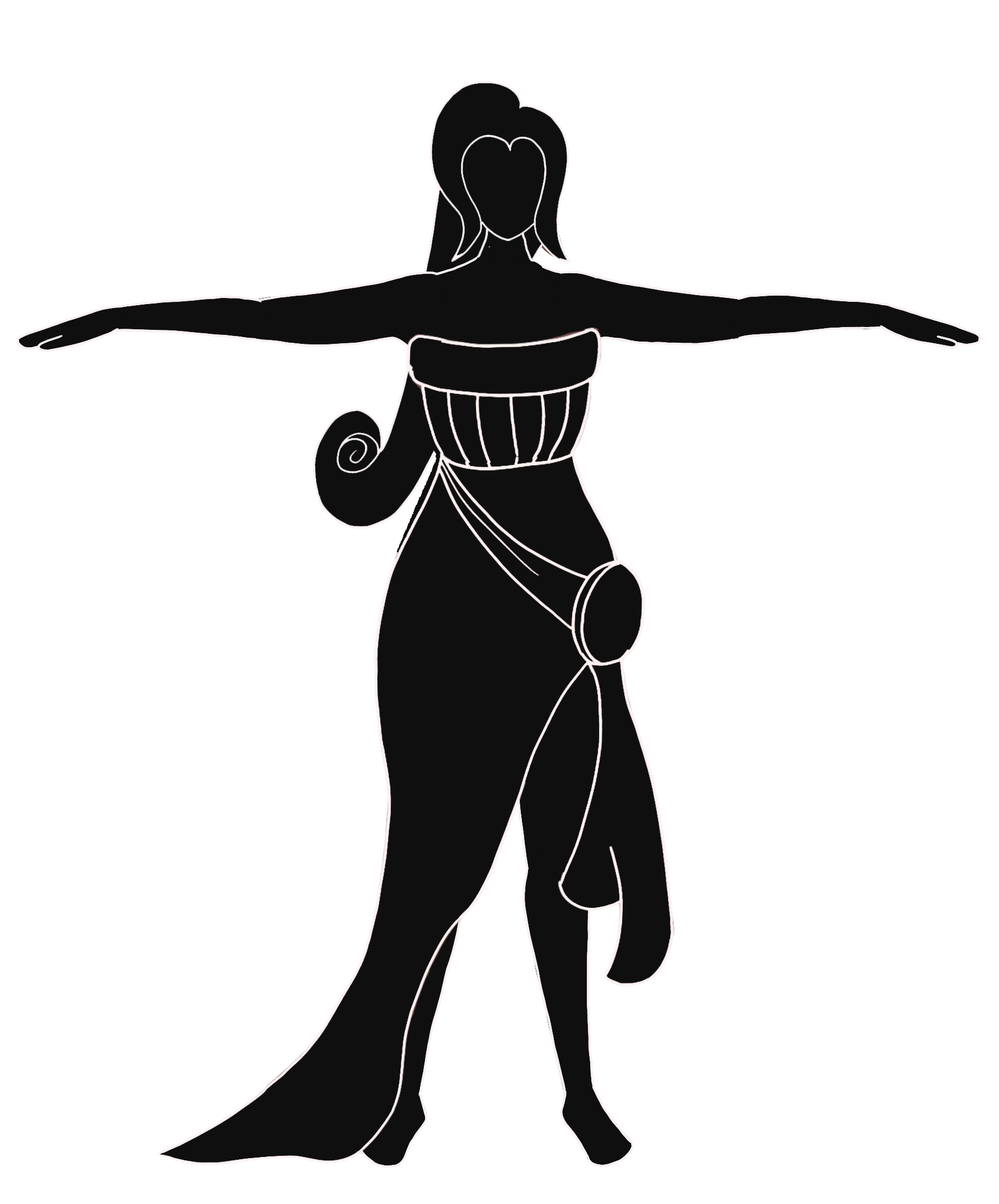
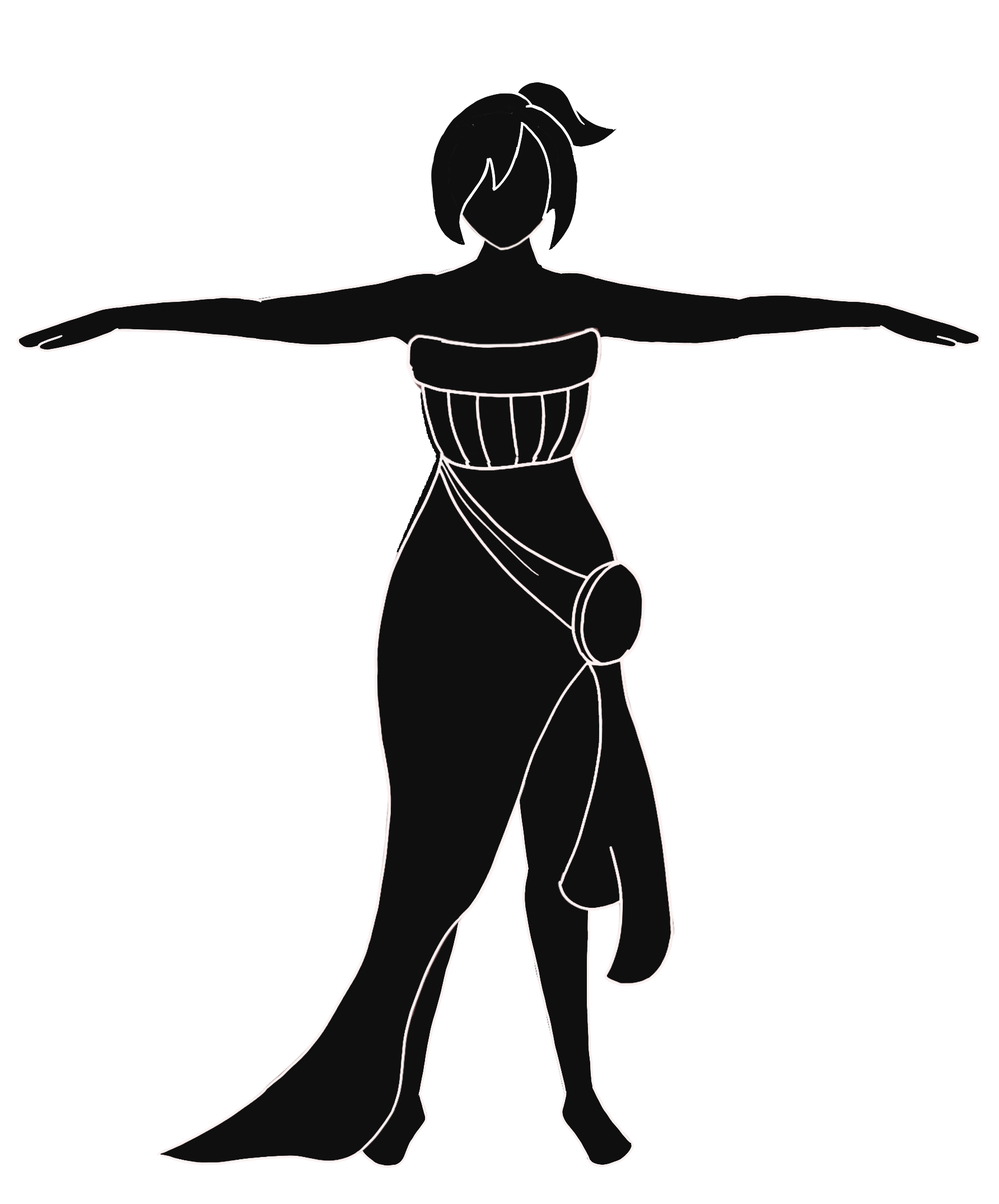
The second 999x1204 image is a revision of the first. Changes to its layers:
renamed "head calliope" to "head calliope v2", moved it above "NECK", painted on it over [313, 81, 618, 529]
showed "NECK" over [464, 225, 546, 267]
